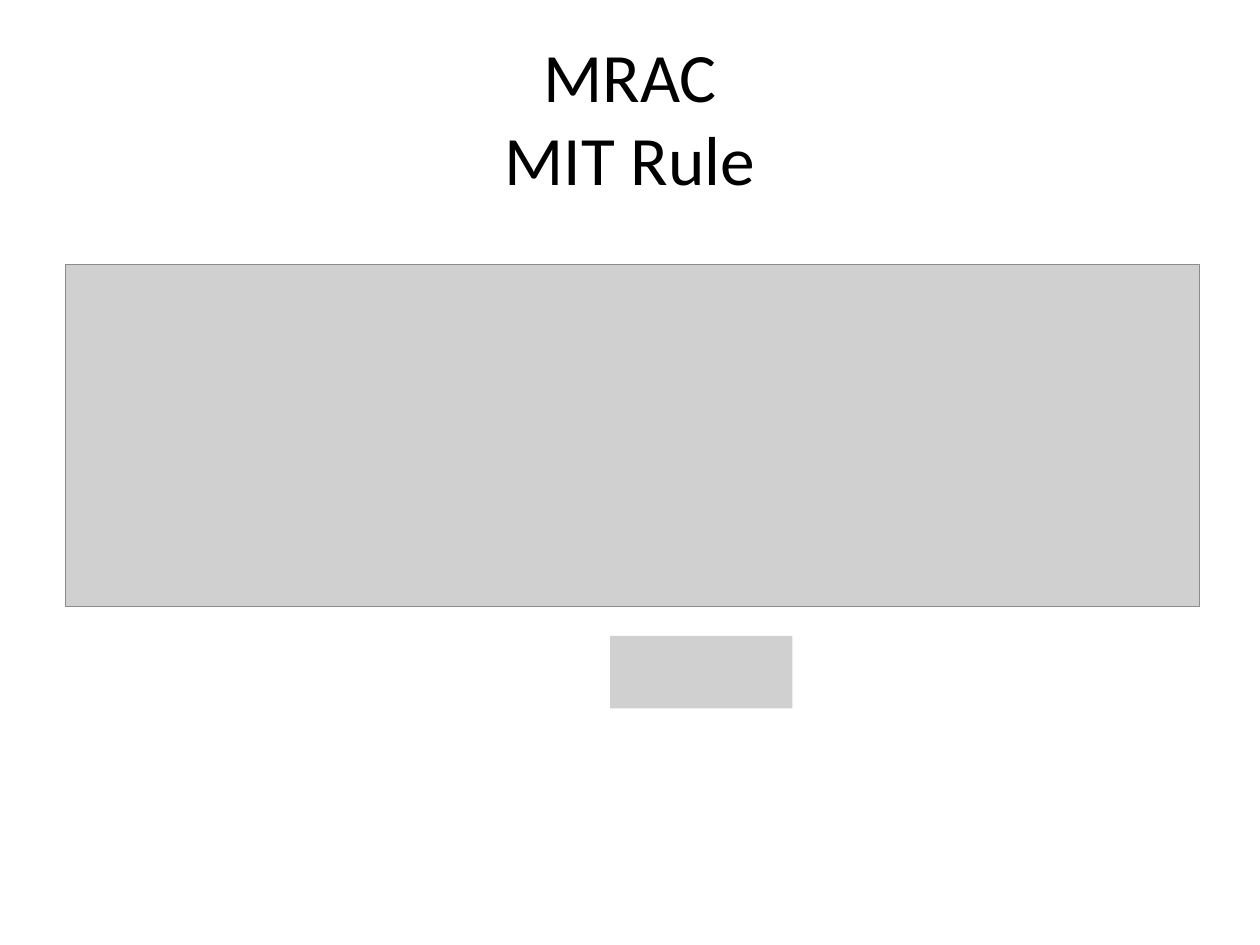
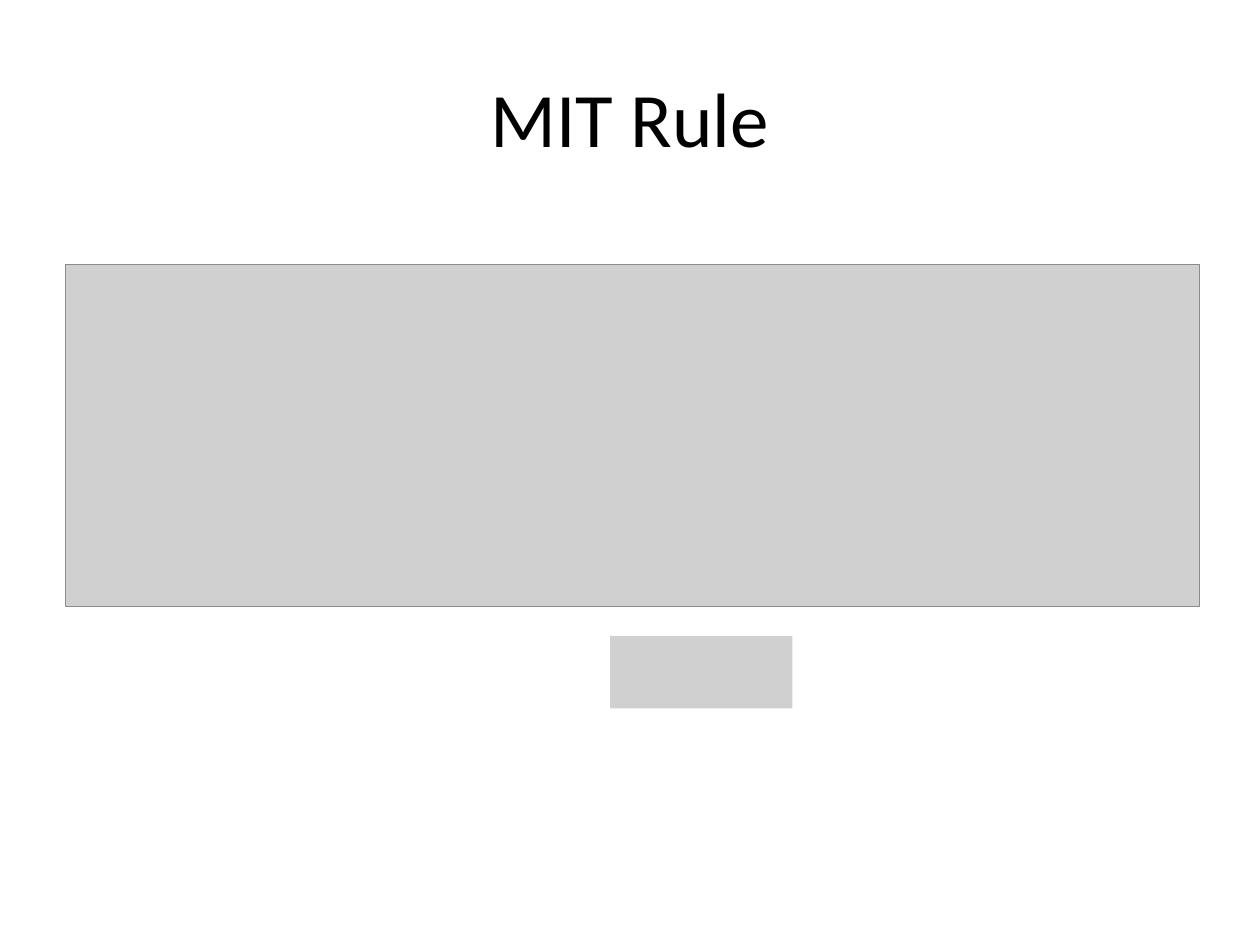
Before and after one commit to auralius/up_temperature_control_device, a slide deck: slide 3 of Activities/Presentations/Lab 5.pptx. Drawn at 1260x945 pixels with LibreOffice and Linux fonts; fonts in the diff are those of the drawing; grey boxes stand for pictures. Boxes give left, top, right and bottom in pixels: in the first picture for what was removed or moved away, otherwise in the second. Text is boxed around its words. In the diff, an @@ line names an element or a change of style, - is before the commit and + after.

```diff
--- a/Activities/Presentations/Lab 5.pptx
+++ b/Activities/Presentations/Lab 5.pptx
@@ title at (491, 93, 769, 148): text changed; size 39.6 to 44 pt @@
-MRAC
-MIT Rule
+MIT Rule
```
Also in this commit, not shown: 3 other slides changed, 2 slides added, 2 slides removed, 4 other files.
